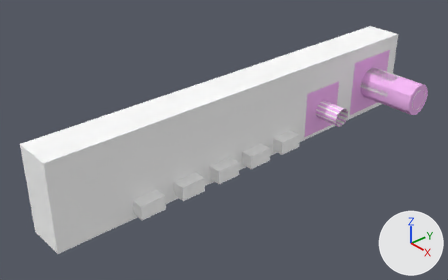
The Blender file dev/blender/instruments/kr87.blend as it was, and as the next commit left it.
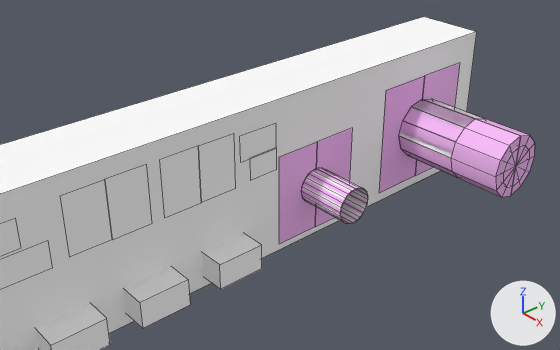
Each version is shown whole from a camera (50 mm lens) standing at (0.1507, -0.1363, 0.0976) and looking at (0.01, -0.0125, -0.0033), then close up from a camera (50 mm lens) standing at (0.104, -0.0543, 0.0651) and looking at (0.0087, 0.0295, -0.0032). The lights are fixed; the arrows at lower right show +X, +Y and +Z. The close-ups show mesh edges as thin lines.

Objects in the first close-up: 'Chassis', 'FRQInner', 'FRQOuter', 'FreqPickLeft', 'FreqPickRight', 'Volume', 'VolumePickLeft', 'VolumePickLeft.001', 'VolumePickRight', 'VolumePickRight.001', 'indicator.Stby.10', 'indicator.Stby.100', 'indicator.Stby.1000', 'knobs.FLT', 'knobs.FRQ', 'knobs.SET'.
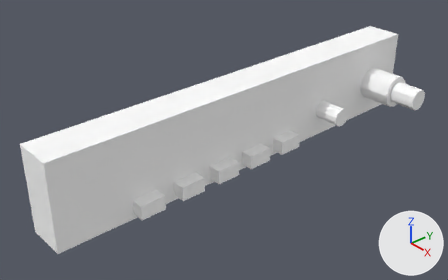
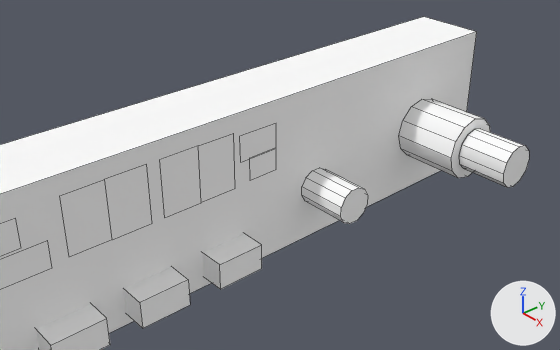
Where the newer file only moved an object's origin or applied its transform, the numbers keep the older frame.

Diff of the bpy script that builds the scene:
```diff
--- a/dev/blender/instruments/kr87.blend.py
+++ b/dev/blender/instruments/kr87.blend.py
@@ me_frqinner @@
 me_frqinner.from_pydata(...)  # 24 vertices, 12 faces; spans x 0.04402..0.05402, y -0.02849..-0.02015, z -0.01461..-0.00628
 # used by ob_frqinner; location = (-0.0169, 0.0872, 0.0086)
 # verts and faces of me_frqinner; kept vertices keep their numbers, new ones are numbered from 24
 # before: 12 (0.05402, -0.02071, -0.00836) at pixel (529, 150), 13 (0.05402, -0.02224, -0.00684) at pixel (525, 145), 14 (0.05402, -0.02432, -0.00628) at pixel (519, 146), 15 (0.05402, -0.0264, -0.00684) at pixel (512, 152), 16 (0.05402, -0.02793, -0.00836) at pixel (506, 162)
 # before: 17 (0.05402, -0.02849, -0.01045) at pixel (503, 173), 18 (0.05402, -0.02793, -0.01253) at pixel (503, 182), 19 (0.05402, -0.0264, -0.01405) at pixel (507, 187), 20 (0.05402, -0.02432, -0.01461) at pixel (513, 186), 21 (0.05402, -0.02224, -0.01405) at pixel (519, 180)
 # before: 22 (0.05402, -0.02071, -0.01253) at pixel (525, 170), 23 (0.05402, -0.02015, -0.01045) at pixel (529, 159)
+# me_frqinner part 1
+faces += [(12, 13, 14, 15, 16, 17, 18, 19, 20, 21, 22, 23)]
 me_frqinner.materials.append(mat_ac3dmat1)
@@ me_volume @@
 me_volume.from_pydata(...)  # 24 vertices, 12 faces; spans x 0.03236..0.04236, y 0.05264..0.0594, z -0.04059..-0.03383
 # used by ob_volume; location = (-0.0185, -0.0224, 0.0325)
 # verts and faces of me_volume; kept vertices keep their numbers, new ones are numbered from 24
 # before: 0 (0.04236, 0.05355, -0.03474) at pixel (345, 198), 1 (0.04236, 0.05512, -0.03383) at pixel (351, 190), 2 (0.04236, 0.05693, -0.03383) at pixel (358, 187), 3 (0.04236, 0.0585, -0.03474) at pixel (364, 189), 4 (0.04236, 0.0594, -0.03631) at pixel (367, 195)
 # before: 5 (0.04236, 0.0594, -0.03812) at pixel (367, 203), 6 (0.04236, 0.0585, -0.03969) at pixel (363, 213), 7 (0.04236, 0.05693, -0.04059) at pixel (357, 220), 8 (0.04236, 0.05512, -0.04059) at pixel (349, 223), 9 (0.04236, 0.05355, -0.03969) at pixel (343, 222)
 # before: 10 (0.04236, 0.05264, -0.03812) at pixel (340, 216), 11 (0.04236, 0.05264, -0.03631) at pixel (341, 207)
+# me_volume part 2
+faces += [(0, 11, 10, 9, 8, 7, 6, 5, 4, 3, 2, 1)]
 me_volume.materials.append(mat_ac3dmat1)
@@ ob_volumepickleft_001 @@
 ob_volumepickleft_001.show_transparent = True
+ob_volumepickleft_001.hide_viewport = True
@@ ob_volumepickright_001 @@
 ob_volumepickright_001.show_transparent = True
+ob_volumepickright_001.hide_viewport = True
@@ ob_freqpickright @@
 ob_freqpickright.show_transparent = True
+ob_freqpickright.hide_viewport = True
@@ ob_freqpickleft @@
 ob_freqpickleft.show_transparent = True
+ob_freqpickleft.hide_viewport = True
@@ ob_volumepickright @@
 ob_volumepickright.show_transparent = True
+ob_volumepickright.hide_viewport = True
@@ ob_volumepickleft @@
 ob_volumepickleft.show_transparent = True
+ob_volumepickleft.hide_viewport = True
```

Pixel boxes [x1, y1, x2, y2] of what changed, in the close-ups (560 x 350 px):
'FreqPickLeft', hidden (pink): before [379, 76, 520, 197]
'FRQInner', reshaped: before [502, 146, 529, 187]; after [459, 129, 529, 187]
'VolumePickLeft', hidden (pink): before [279, 142, 317, 244]
'Volume', reshaped: before [303, 168, 368, 223]; after [302, 168, 368, 224]
'FreqPickRight', hidden (pink): before [415, 63, 535, 195]
'VolumePickRight', hidden (pink): before [315, 128, 352, 227]
'VolumePickLeft.001', hidden (pink): before [302, 169, 356, 224]
'VolumePickRight.001', hidden: before [318, 168, 368, 223]
part 1 of me_frqinner, added: after [503, 146, 529, 187]
part 2 of me_volume, added: after [341, 188, 368, 224]
'FRQOuter', unchanged, uncovered by the edit: before [400, 99, 484, 171]; after [399, 99, 490, 178]
